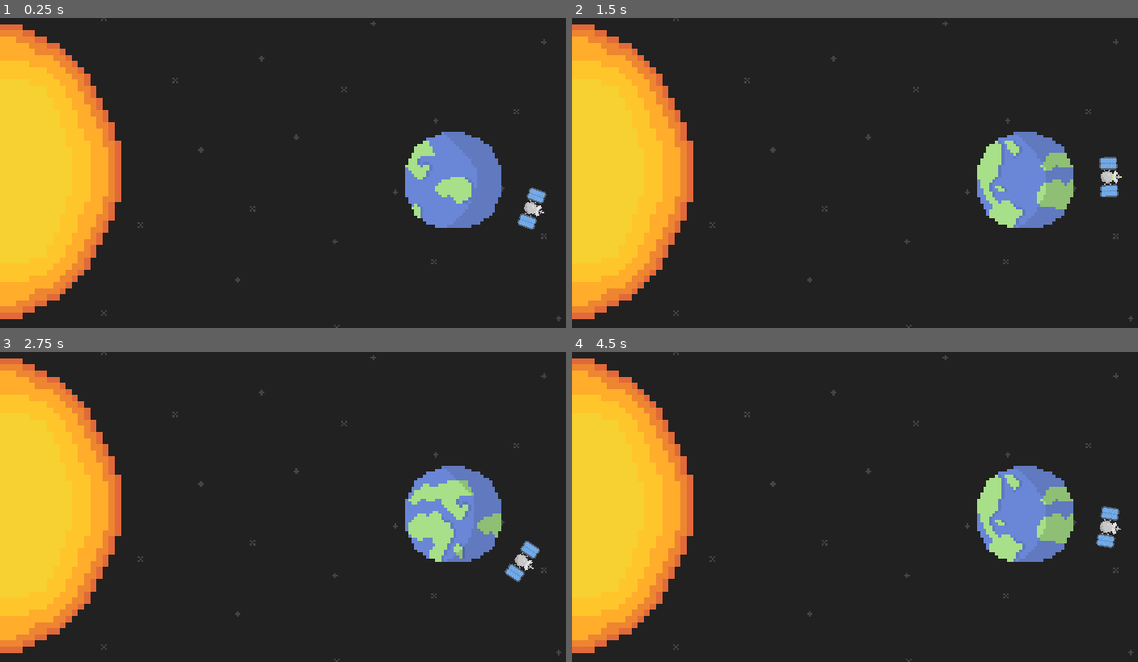
Above: before the commit, frames 1-4 (two rows, left to right).
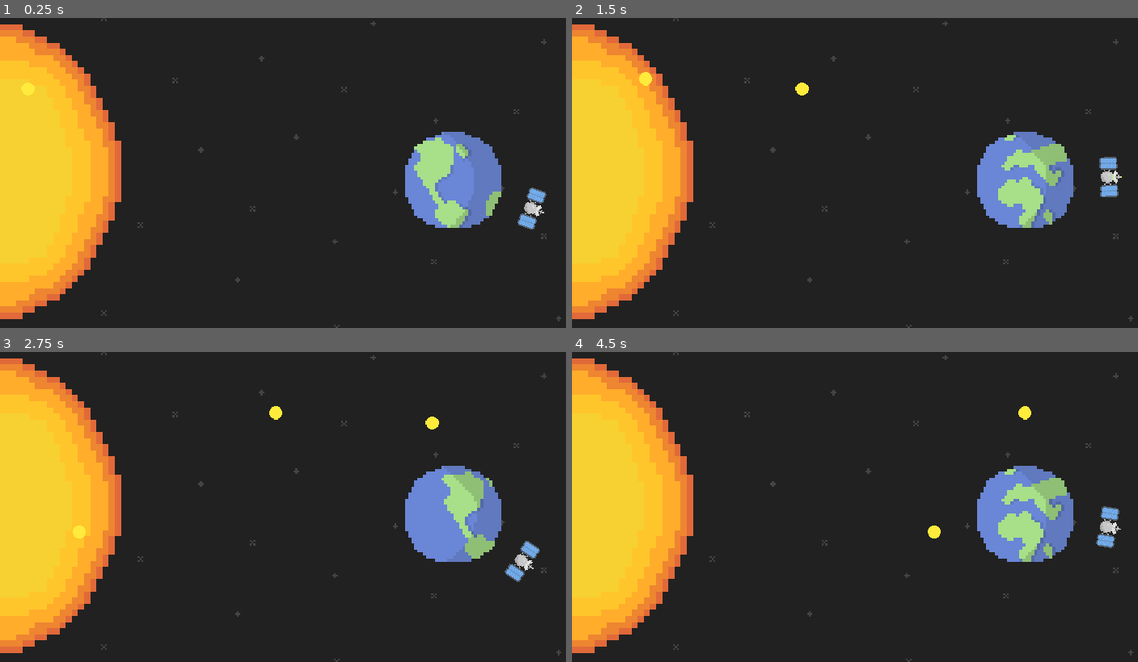
Above: after the commit, the same moments.

Repository: Liamx220/MiniJam76
Game: Godot game, scene res://Main.tscn
The game is run twice, just before and just after one commit, with the same random seed, the same clock (stepped at 60 frames per second) and the same inputs.
Inputs (mouse positions are in pixels of both pictures, inside the frame that each line leads up to):
- Up to frame 1 (0.25 s): no input
- Up to frame 2 (1.5 s): move the mouse to (979, 157) at 0.52 s; move the mouse to (741, 188) at 1.27 s
- Up to frame 3 (2.75 s): move the mouse to (339, 438) at 2.02 s
- Up to frame 4 (4.5 s): move the mouse to (826, 569) at 2.77 s; move the mouse to (1024, 553) at 3.52 s; move the mouse to (685, 460) at 4.27 s

The runs differ from the first frame. In frame 1, 1.9% of the frame differs, in the area x 3-89%, y 20-68%; in frame 2, 2.9%, in the area x 11-89%, y 17-68%; in frame 3, 2.4%; in frame 4, 2.9%.

Commit message:
enemys
Made enemy spawer

Diff:
--- a/MiniJam76/MiniJam76/Main.tscn
+++ b/MiniJam76/MiniJam76/Main.tscn
@@ -1,10 +1,11 @@
-[gd_scene load_steps=21 format=2]
+[gd_scene load_steps=23 format=2]
 
 [ext_resource path="res://Sprites/earth.png" type="Texture" id=1]
 [ext_resource path="res://Sprites/satellite_blink.png" type="Texture" id=2]
 [ext_resource path="res://Sprites/background.png" type="Texture" id=3]
 [ext_resource path="res://Sprites/sun.png" type="Texture" id=4]
 [ext_resource path="res://player.gd" type="Script" id=5]
+[ext_resource path="res://spawner.tscn" type="PackedScene" id=6]
 
 [sub_resource type="AtlasTexture" id=1]
 atlas = ExtResource( 1 )
@@ -51,6 +52,10 @@
 } ]
 
 [sub_resource type="CircleShape2D" id=11]
+radius = 2.72502
+
+[sub_resource type="CircleShape2D" id=16]
+radius = 26.2079
 
 [sub_resource type="RectangleShape2D" id=15]
 extents = Vector2( 8.29504, 17.9775 )
@@ -73,6 +78,8 @@
 
 [node name="Node2D" type="Node2D"]
 
+[node name="spawner" parent="." instance=ExtResource( 6 )]
+
 [node name="background" type="Sprite" parent="."]
 position = Vector2( 354.085, 194.165 )
 scale = Vector2( 2.26844, 2.26844 )
@@ -86,13 +93,17 @@
 position = Vector2( 0.240372, -0.240379 )
 scale = Vector2( 0.5, 0.5 )
 frames = SubResource( 10 )
-frame = 5
+frame = 8
 playing = true
 
 [node name="CollisionShape2D" type="CollisionShape2D" parent="earth"]
-visible = false
 scale = Vector2( 1.75, 1.75 )
 shape = SubResource( 11 )
+
+[node name="Area2D" type="Area2D" parent="earth"]
+
+[node name="CollisionShape2D" type="CollisionShape2D" parent="earth/Area2D"]
+shape = SubResource( 16 )
 
 [node name="satellite" type="KinematicBody2D" parent="."]
 position = Vector2( 558.163, 200.424 )
--- /dev/null
+++ b/MiniJam76/MiniJam76/enemy.gd
@@ -0,0 +1,17 @@
+extends KinematicBody2D
+
+
+var speed = 200
+var velocity = Vector2()
+func _ready():
+	add_to_group("enemy")
+
+func move_Down():
+	velocity.x += 1
+	velocity = velocity.normalized() * speed
+	pass
+
+
+func _physics_process(delta):
+	move_Down()
+	move_and_slide(velocity)
--- /dev/null
+++ b/MiniJam76/MiniJam76/enemy.tscn
@@ -0,0 +1,16 @@
+[gd_scene load_steps=4 format=2]
+
+[ext_resource path="res://sun_placeHolder.png" type="Texture" id=1]
+[ext_resource path="res://enemy.gd" type="Script" id=2]
+
+[sub_resource type="RectangleShape2D" id=1]
+
+[node name="enemy" type="KinematicBody2D"]
+script = ExtResource( 2 )
+
+[node name="Sprite" type="Sprite" parent="."]
+scale = Vector2( 0.0828639, 0.0828639 )
+texture = ExtResource( 1 )
+
+[node name="CollisionShape2D" type="CollisionShape2D" parent="."]
+shape = SubResource( 1 )
--- /dev/null
+++ b/MiniJam76/MiniJam76/spawner.gd
@@ -0,0 +1,21 @@
+extends Node
+const enemy = preload("res://enemy.tscn")
+
+
+
+func _ready():
+	spawn()
+	pass
+
+
+func spawn():
+ while true:
+  randomize()
+  var enemy_in = enemy.instance()
+  var pos = Vector2()
+  pos.x = 0-16
+  pos.y = rand_range(0+16, get_viewport().get_visible_rect().size.x-16)
+  enemy_in.set_position(pos)
+  get_node("container").add_child(enemy_in)
+  yield(get_tree().create_timer(rand_range(0.5, 1.25)), "timeout")
+ pass
--- /dev/null
+++ b/MiniJam76/MiniJam76/spawner.tscn
@@ -0,0 +1,8 @@
+[gd_scene load_steps=2 format=2]
+
+[ext_resource path="res://spawner.gd" type="Script" id=1]
+
+[node name="spawner" type="Node"]
+script = ExtResource( 1 )
+
+[node name="container" type="Node" parent="."]
